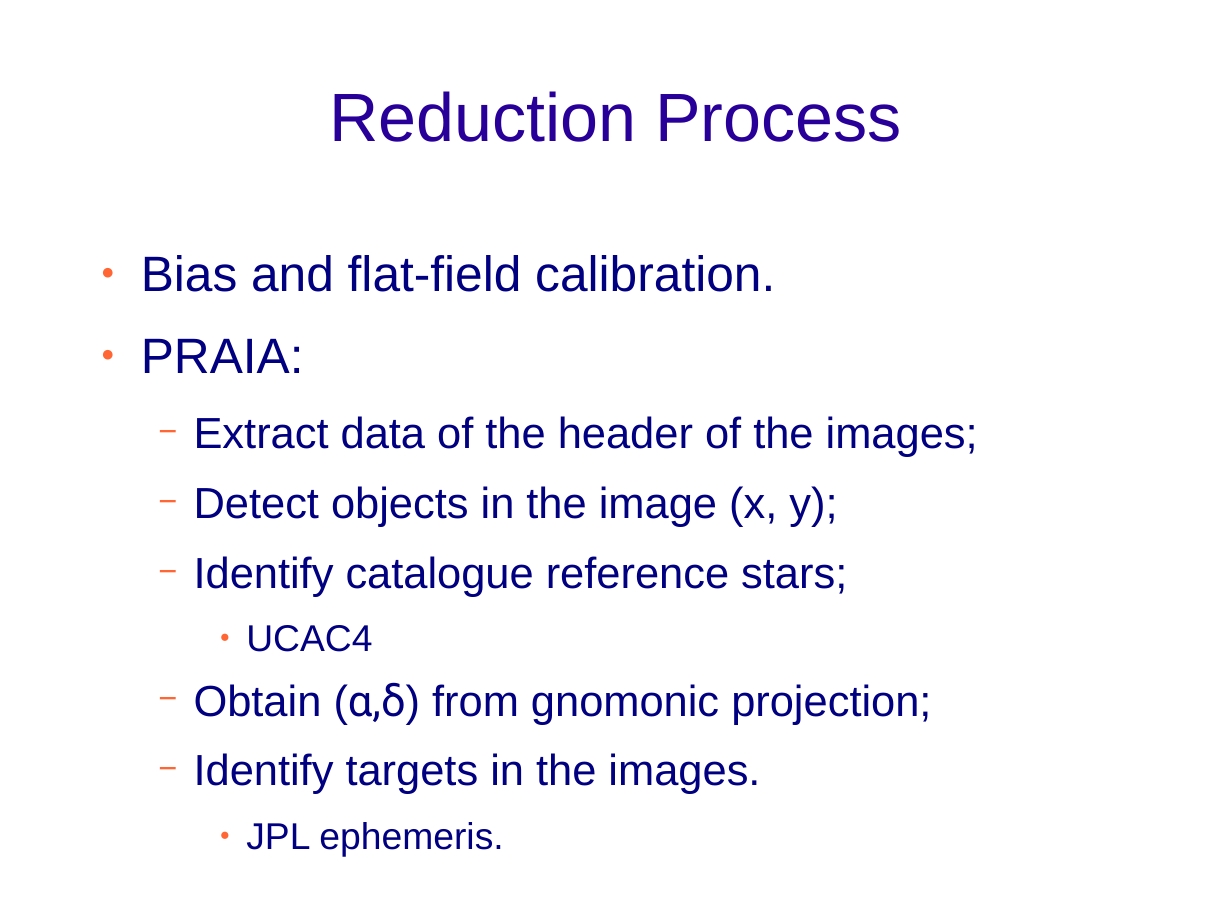
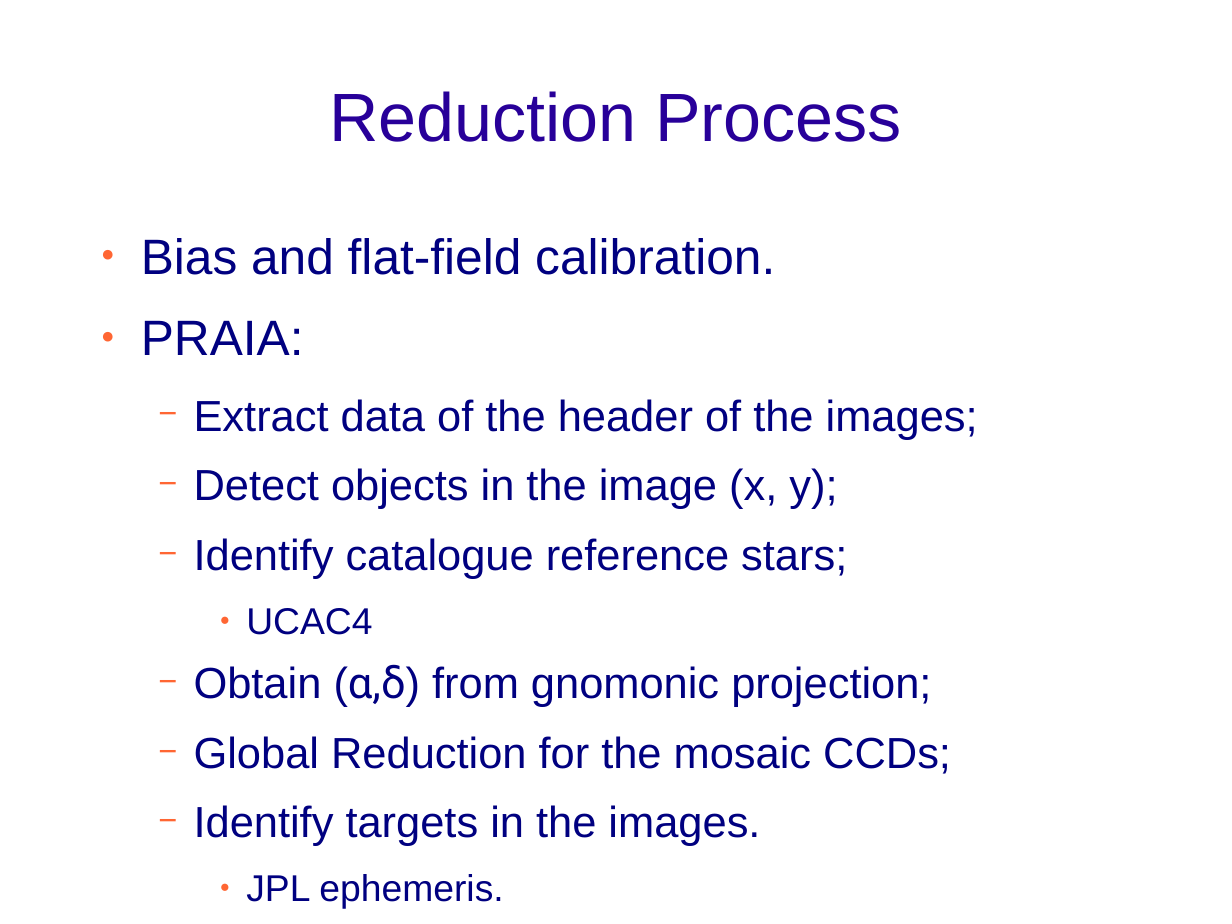
Before and after one commit to altairgomes/Latex, a slide deck: slide 7 of Poster-Apresentação/ENCELADE2016.odp (slide 6 before the commit). Drawn at 1232x924 pixels with LibreOffice and Linux fonts; fonts in the diff are those of the drawing; background and template pictures are left out. Boxes give left, top, right and bottom in pixels: in the first picture for what was removed or moved away, otherwise in the second. Text is boxed around its words. In the diff, an @@ line names an element or a change of style, - is before the commit and + after.

```diff
--- a/Poster-Apresentação/ENCELADE2016.odp
+++ b/Poster-Apresentação/ENCELADE2016.odp
@@ text "Bias and flat-field calibration.": place and size @@
-text "Bias and flat-field calibration." at box(141, 255, 978, 857)
+text "Bias and flat-field calibration." at box(141, 238, 978, 909)
@@ text at box(194, 736, 951, 774): paragraph added @@
+  − Global Reduction for the mosaic CCDs;
```
Also in this commit, not shown: 2 other slides changed, 6 slides added, 1 slide removed, 1 other file.
